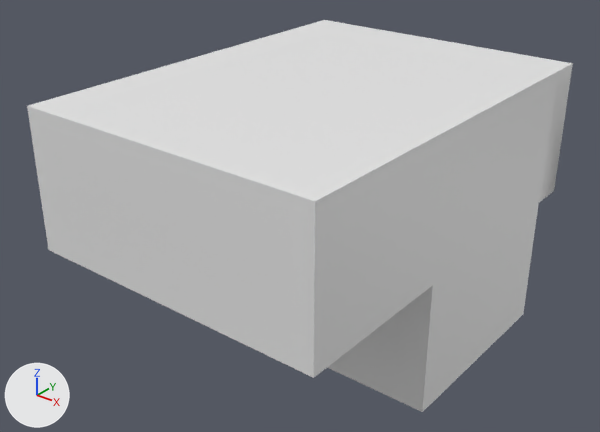
The FBX model TBA-MasterD/Assets/Prefabs/Jorge/Originals/Drone Training Room/PitArea.fbx, before and after one commit.
One viewpoint serves both versions: a 50 mm camera at (25.5, -78.7, 14.4) aimed at (1.5, -48.7, -4.1). The lights are fixed; the arrows at lower left show +X, +Y and +Z.

In view in the first picture: 'PitArea'.
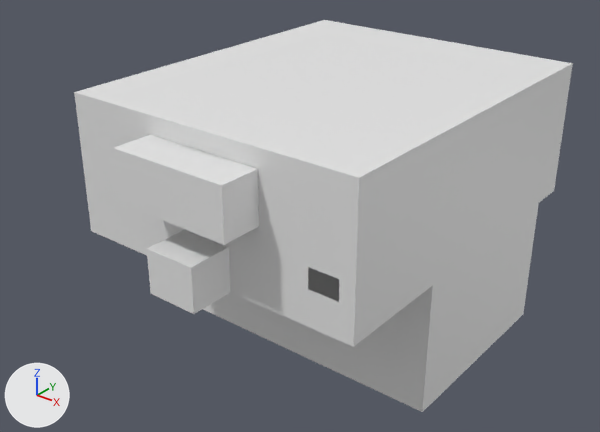
Pixel boxes [x1, y1, x2, y2] of what changed, in the pictures (600 x 432 px; the box of a moved part takes in the faces that stretch with it):
'PitArea', reshaped (9% narrower)
    before: [27, 20, 573, 412]
    after: [74, 20, 573, 412]
'PitWindow', added
    after: [149, 135, 258, 227]
part 1 of me_plane_009, moved or reshaped (not visible before)
    after: [308, 267, 339, 302]
part 2 of me_plane_004, built on
    before: [27, 91, 361, 378]
    after: [74, 91, 568, 347]

The change, as a diff of the scene's bpy script:
```diff
--- a/TBA-MasterD/Assets/Prefabs/Jorge/Originals/Drone Training Room/PitArea.fbx.py
+++ b/TBA-MasterD/Assets/Prefabs/Jorge/Originals/Drone Training Room/PitArea.fbx.py
@@ me_plane_009 @@
 me_plane_009.from_pydata(...)  # 16 vertices, 6 faces; spans x -8.0..8.0, y -32.2..-10.7, z -0.7
 # used by ob_pitarea_floor; location = (2.28, -26.64, -3.57)
 # before: 12 (-4.8, -32.2, -0.7) at pixel (91, 270), 13 (8.0, -32.2, -0.7) at pixel (313, 378), 14 (-8.0, -32.2, -0.7) at pixel (48, 249), 15 (4.9, -32.2, -0.7) at pixel (251, 348)
+# me_plane_009 part 1
+for i in [*range(12, 16)]: me_plane_009.vertices[i].co += Vector((0.0, 2.5, 0.0))
@@ me_plane_004 @@
 # used by ob_pitarea; location = (2.28, -26.64, -3.57)
-me_plane_004.from_pydata(...)  # 60 vertices, 50 faces; spans x -8.0..8.0, y -32.2..-10.7, z -7.7..6.5
+me_plane_004.from_pydata(...)  # 298 vertices, 269 faces; spans x -8.0..8.0, y -31.9..-10.7, z -7.7..6.5
+# me_plane_004 part 2: 7 vertices moved from x -8.0..8.0, y -32.2, z -0.7..6.5 to x -8.0..8.0, y -29.7, z -0.7..6.5; 1 vertex removed from x 4.9, y -32.2, z 6.5; 239 vertices added at x -8.0..8.0, y -31.9..-10.7, z -0.7..6.5
@@ me_plane_001 @@
+me_plane_001.from_pydata(...)  # 56 vertices, 56 faces; spans x -3.08..3.08, y -0.07..0.07, z -1.25..1.25
@@ ob_pitwindow @@
+ob_pitwindow = bpy.data.objects.new('PitWindow', me_plane_001)
+ob_pitwindow.location = (2.38, -56.39, 0.71)
```
